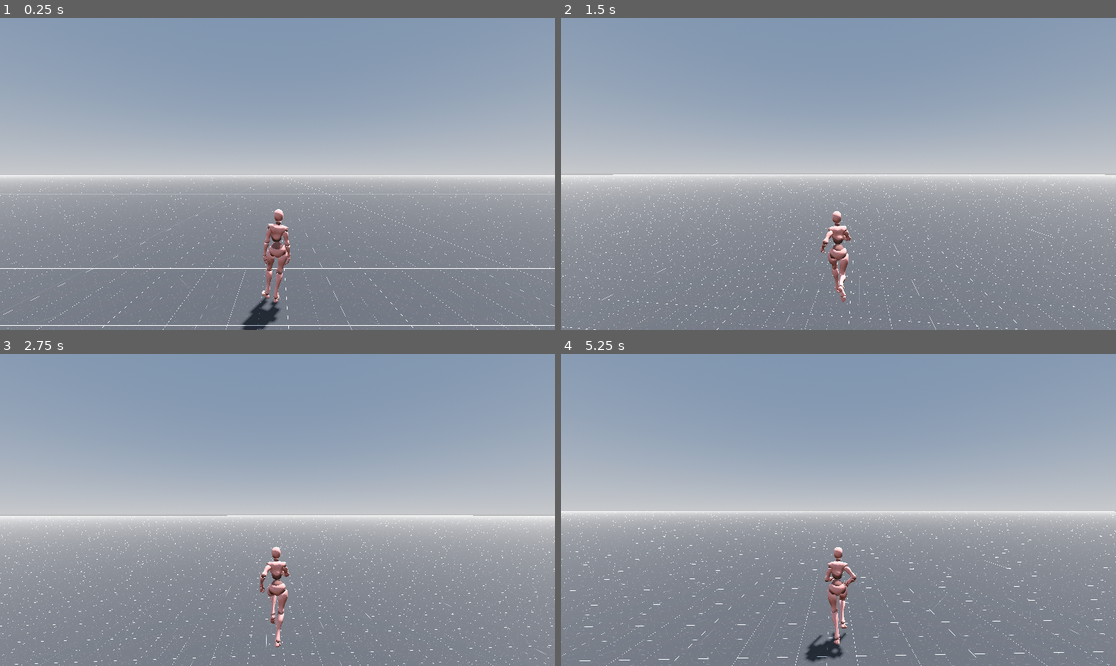
Above: before the commit, frames 1-4 (two rows, left to right).
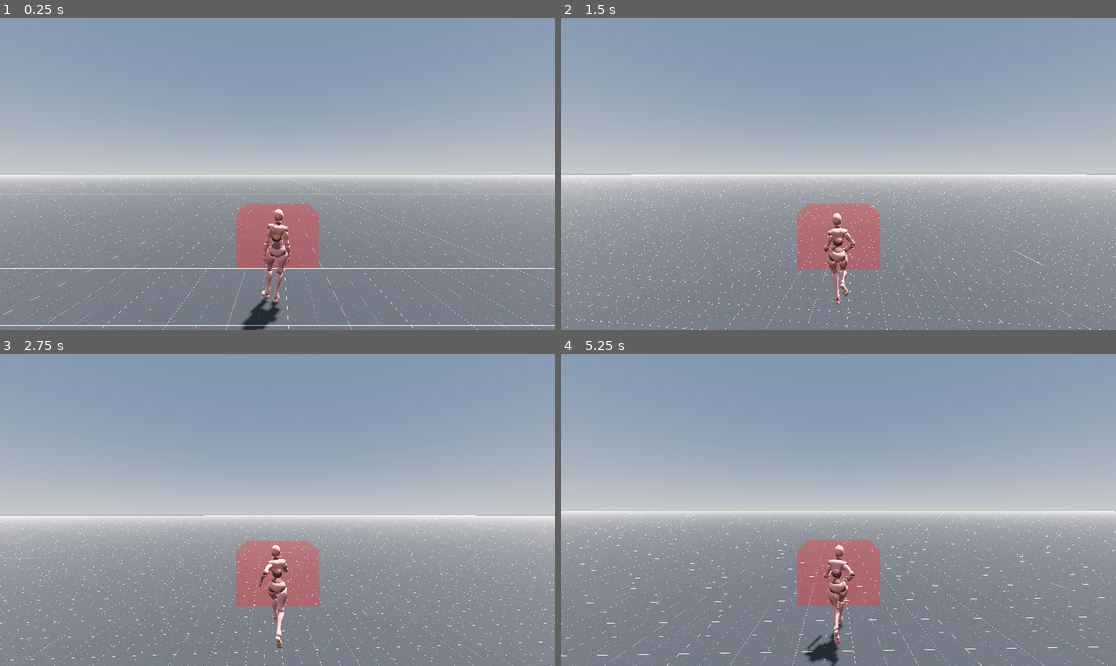
Above: after the commit, the same moments.

Repository: joelkarn/veiled-deceit
Game: Godot game, scene res://scenes/main.tscn
Two runs of this game, one before a commit and one after it. Both use one fixed random seed, a clock stepped at 60 frames per second and the inputs below.
Inputs (mouse positions are in pixels of both pictures, inside the frame that each line leads up to):
- Up to frame 1 (0.25 s): no input
- Up to frame 2 (1.5 s): tap Enter (ui_accept) at 0.5, 0.77, 0.8, 1.07, 1.35 s; move the mouse to (866, 174) at 0.52 s; press the mouse at (866, 174) at 0.53 s; hold W (forward) from 0.53 s (still down); move the mouse to (810, 174) at 1.27 s; release the mouse at (810, 174) at 1.28 s
- Up to frame 3 (2.75 s): keep holding W (forward); tap Enter (ui_accept) at 1.52, 1.82, 2.3 s; click (249, 510) at 1.55 s; move the mouse to (288, 503) at 2.02 s; press the mouse at (288, 503) at 2.03 s
- Up to frame 4 (5.25 s): keep holding W (forward); move the mouse to (832, 516) at 2.77 s; release the mouse at (832, 516) at 2.78 s; click (832, 516) at 2.85 s; tap Enter (ui_accept) at 3.02, 3.32, 3.6, 3.77, 4.07, 4.52, 4.82 s; move the mouse to (877, 513) at 3.52 s; move the mouse to (794, 506) at 4.27 s; click (794, 506) at 4.35 s; move the mouse to (844, 510) at 5.02 s; press the mouse at (844, 510) at 5.03 s

The runs differ from the first frame. In frame 1, 2.5% of the frame differs, in the area x 0-98%, y 50-81%; in frame 2, 5.4%; in frame 3, 5.1%; in frame 4, 5.4%, in the area x 0-100%, y 50-100%.

Commit message:
fixes some movement, melee attacks, adds basic enemy

Diff:
--- a/project.godot
+++ b/project.godot
@@ -37,3 +37,8 @@
 "events": [Object(InputEventKey,"resource_local_to_scene":false,"resource_name":"","device":-1,"window_id":0,"alt_press …(192 unchanged characters)…
 ]
 }
+attack={
+"deadzone": 0.5,
+"events": [Object(InputEventMouseButton,"resource_local_to_scene":false,"resource_name":"","device":-1,"window_id":0,"alt_pressed":false,"shift_pressed":false,"ctrl_pressed":false,"meta_pressed":false,"button_mask":1,"position":Vector2(0, 0),"global_position":Vector2(0, 0),"factor":1.0,"button_index":1,"canceled":false,"pressed":true,"double_click":false,"script":null)
+]
+}
--- /dev/null
+++ b/scenes/enemy.tscn
@@ -0,0 +1,18 @@
+[gd_scene load_steps=4 format=3 uid="uid://bigmnauyqn7lf"]
+
+[ext_resource type="Script" path="res://scripts/enemy.gd" id="1_enemy"]
+
+[sub_resource type="SphereMesh" id="SphereMesh_enemy"]
+
+[sub_resource type="SphereShape3D" id="SphereShape3D_enemy"]
+
+[node name="Enemy" type="CharacterBody3D"]
+script = ExtResource("1_enemy")
+
+[node name="MeshInstance3D" type="MeshInstance3D" parent="."]
+transform = Transform3D(1, 0, 0, 0, 1, 0, 0, 0, 1, 0, 0.5, 0)
+mesh = SubResource("SphereMesh_enemy")
+
+[node name="CollisionShape3D" type="CollisionShape3D" parent="."]
+transform = Transform3D(1, 0, 0, 0, 1, 0, 0, 0, 1, 0, 0.5, 0)
+shape = SubResource("SphereShape3D_enemy")
--- a/scenes/main.tscn
+++ b/scenes/main.tscn
@@ -1,10 +1,11 @@
-[gd_scene load_steps=13 format=3 uid="uid://cbjp648wga6gg"]
+[gd_scene load_steps=14 format=3 uid="uid://cbjp648wga6gg"]
 
 [ext_resource type="Texture2D" uid="uid://b3ikw0lokwixn" path="res://assets/textures/grids/Dark/texture_05.png" id="1_1be4y"]
 [ext_resource type="Texture2D" uid="uid://ub6x5l6q5cpo" path="res://assets/textures/grids/Orange/texture_09.png" id="2_c35nn"]
 [ext_resource type="Texture2D" uid="uid://cc081a86h5068" path="res://assets/textures/grids/Purple/texture_09.png" id="3_3vadj"]
 [ext_resource type="Texture2D" uid="uid://dunr0ji1be10l" path="res://assets/textures/grids/Green/texture_09.png" id="4_o6m22"]
 [ext_resource type="PackedScene" uid="uid://cw2gbacpbrqpl" path="res://scenes/player.tscn" id="5_0fqgh"]
+[ext_resource type="PackedScene" uid="uid://b5e8n3p6jqr1x" path="res://scenes/enemy.tscn" id="6_enemy"]
 
 [sub_resource type="ProceduralSkyMaterial" id="ProceduralSkyMaterial_oulvc"]
 sky_horizon_color = Color(0.64625, 0.65575, 0.67075, 1)
@@ -74,3 +75,6 @@
 
 [node name="player" parent="." instance=ExtResource("5_0fqgh")]
 transform = Transform3D(1, 0, 0, 0, 1, 0, 0, 0, 1, -0.179691, 0, 4.3177)
+
+[node name="Enemy" parent="." instance=ExtResource("6_enemy")]
+transform = Transform3D(1, 0, 0, 0, 1, 0, 0, 0, 1, -0.179691, 0, 7)
--- /dev/null
+++ b/scripts/enemy.gd
@@ -0,0 +1,33 @@
+extends CharacterBody3D
+
+@export var max_health: float = 100.0
+@export var health: float = 100.0
+
+@onready var mesh_instance: MeshInstance3D = $MeshInstance3D
+
+func _ready():
+	health = max_health
+
+func take_damage(amount: float) -> void:
+	health -= amount
+	print("Enemy took ", amount, " damage. Health: ", health)
+
+	# Visual feedback - flash red
+	if mesh_instance:
+		flash_damage()
+
+	if health <= 0:
+		die()
+
+func flash_damage() -> void:
+	# Create a brief red flash effect
+	var material = mesh_instance.get_active_material(0)
+	if material:
+		var original_color = material.albedo_color
+		material.albedo_color = Color.RED
+		await get_tree().create_timer(0.1).timeout
+		material.albedo_color = original_color
+
+func die() -> void:
+	print("Enemy died!")
+	queue_free()
--- a/scripts/player.gd
+++ b/scripts/player.gd
@@ -3,23 +3,49 @@
 @onready var camera_mount: Node3D = $camera_mount
 @onready var animation_player: AnimationPlayer = $visuals/mixamo_base/AnimationPlayer
 @onready var visuals: Node3D = $visuals
-
-const SPEED = 5.0
-const CUSTOM_GRAVITY = -30.0
-const JUMP_VELOCITY = 10.0
-
-@export var sens_horizontal = 0.1
-@export var sens_vertical = 0.1
-
-var init_jump_input = Vector2.ZERO
-var init_jump_dir = Vector2.ZERO
-
-var is_jumping = false
-
-func _ready():
+@onready var camera: Camera3D = $camera_mount/Camera3D
+
+const SPEED := 7.0
+const CUSTOM_GRAVITY := -45.0
+const JUMP_VELOCITY := 13.0
+
+@export var sens_horizontal := 0.1
+@export var sens_vertical := 0.1
+
+var init_jump_input := Vector2.ZERO
+var init_jump_dir := Vector2.ZERO
+
+var is_jumping := false
+
+const MELEE_COOLDOWN_SECONDS := 0.5
+const MELEE_WINDOW_SECONDS := 0.1
+const MELEE_DAMAGE := 10
+# Local offset of the hitbox relative to the player (in front, chest height)
+const MELEE_OFFSET := Vector3(0.0, 1.0, -1.2)
+# Size of the hitbox (BoxShape3D): width (X), height (Y), depth (Z forward)
+const MELEE_BOX_SIZE := Vector3(1.8, 1.2, 1.6)
+
+var melee_on_cooldown := false
+var melee_area: Area3D
+var melee_shape: CollisionShape3D
+var melee_active := false
+var already_hit := {} # Dictionary used as a set to prevent multi-hits per swing
+
+# --------------------------
+# Debugging (hitbox visual)
+# --------------------------
+@export var show_melee_debug := true
+var melee_debug_mesh: MeshInstance3D
+var melee_debug_mat_idle: StandardMaterial3D
+var melee_debug_mat_active: StandardMaterial3D
+
+func _ready() -> void:
 	Input.mouse_mode = Input.MOUSE_MODE_CAPTURED
-
-func _input(event):
+	_create_melee_area()
+	_create_melee_debug_mesh()
+	_update_melee_debug_visual(false)
+
+func _input(event: InputEvent) -> void:
 	if event is InputEventMouseMotion:
 		# Rotate player (horizontal)
 		rotate_y(deg_to_rad(-event.relative.x * sens_horizontal))
@@ -28,83 +54,210 @@
 		# Rotate camera (vertical)
 		camera_mount.rotate_x(deg_to_rad(-event.relative.y * sens_vertical))
 
+	if event.is_action_pressed("attack"):
+		attack()
+
 func _physics_process(delta: float) -> void:
-	var input_dir = Input.get_vector("left", "right", "forward", "backward")
-	var direction = (transform.basis * Vector3(input_dir.x, 0, input_dir.y)).normalized()
+	# no input: (0, 0), right: (0, 1), forward: (0, -1), left back: (-0.707107, 0.707107)
+	var input_dir: Vector2 = Input.get_vector("left", "right", "forward", "backward")
+	# relative to world so input is transformed to the world's basis
+	var direction: Vector3 = (transform.basis * Vector3(input_dir.x, 0.0, input_dir.y))
 
 	# In air, either falling or jumping
 	if not is_on_floor():
-		# Add gravity when not on floor
+		# Apply gravity only when in air
 		velocity.y += CUSTOM_GRAVITY * delta
 
 		if is_jumping:
 			handle_jumping(init_jump_input, direction, input_dir)
 		else:
-			handle_falling()
+			handle_falling(direction)
 
 		move_and_slide()
 		return
 
 	# If on the floor, allow horizontal movement
-	if is_on_floor():
-		is_jumping = false
-		# Animate and set velocity
-		if direction != Vector3.ZERO:
-			if animation_player.current_animation != "running":
-				animation_player.play("running")
-			# Rotate visuals to face movement direction
-			visuals.look_at(position + direction)
-
-			velocity.x = direction.x * SPEED
-			velocity.z = direction.z * SPEED
-		else:
-			if animation_player.current_animation != "idle":
-				animation_player.play("idle")
-			# Stop moving horizontally
-			velocity.x = 0
-			velocity.z = 0
-
-		# Handle jump with initial conditions
-		if Input.is_action_just_pressed("ui_accept"):
-			is_jumping = true
-			velocity.y = JUMP_VELOCITY
-			init_jump_input = input_dir
-			init_jump_dir.x = direction.x
-			init_jump_dir.y = direction.z
-
+	is_jumping = false
+	# Animate and set velocity
+	if direction != Vector3.ZERO:
+		if animation_player and animation_player.current_animation != "running":
+			animation_player.play("running")
+		# Rotate visuals to face movement direction
+		visuals.look_at(position + direction)
+
+		velocity.x = direction.x * SPEED
+		velocity.z = direction.z * SPEED
+	else:
+		if animation_player and animation_player.current_animation != "idle":
+			animation_player.play("idle")
+		# Stop moving horizontally
+		velocity.x = 0.0
+		velocity.z = 0.0
+
+	# Handle jump with initial conditions
+	if Input.is_action_just_pressed("ui_accept"):
+		is_jumping = true
+		velocity.y = JUMP_VELOCITY
+		init_jump_input = input_dir
+		init_jump_dir.x = direction.x
+		init_jump_dir.y = direction.z
 
 	move_and_slide()
 
-func handle_jumping(init_jump_input, direction, input_dir):
+func handle_jumping(initial_input: Vector2, direction: Vector3, input_dir: Vector2) -> void:
 	# Jump with no initial horizontal velocity
-	if init_jump_input == Vector2.ZERO:
+	if initial_input == Vector2.ZERO:
 		# If input in any direction, go slow
 		if direction != Vector3.ZERO:
 			velocity.x = direction.x * SPEED * 0.25
 			velocity.z = direction.z * SPEED * 0.25
-
-		# If no input, go straight up and down
 		else:
-			velocity.x = 0
-			velocity.z = 0
-
-	# Jump with initial horizontal velocity
-	else:
+			# If no input, go straight up and down
+			velocity.x = 0.0
+			velocity.z = 0.0
+	else:
+		# Jump with initial horizontal velocity
 		# If input direction key is pressed, continue with SPEED
-		if input_dir == init_jump_input:
+		if input_dir == initial_input:
 			velocity.x = init_jump_dir.x * SPEED
 			velocity.z = init_jump_dir.y * SPEED
-
-		# If opposite of input direction key is pressed, go slow
-		elif input_dir + init_jump_input == Vector2.ZERO:
-			velocity.x = init_jump_dir.x * SPEED * 0.25
-			velocity.z = init_jump_dir.y * SPEED * 0.25
-
-		# If no key related to input direction is pressed, go medium slow
 		else:
-			velocity.x = init_jump_dir.x * SPEED * 0.5
-			velocity.z = init_jump_dir.y * SPEED * 0.5
-
-func handle_falling():
-	# we don't handle falling yet but here that code would go
-	return
+			# If opposite of input direction key is pressed, go slow
+			if input_dir + initial_input == Vector2.ZERO:
+				velocity.x = init_jump_dir.x * SPEED * 0.25
+				velocity.z = init_jump_dir.y * SPEED * 0.25
+			else:
+				# If no key related to input direction is pressed, go medium slow
+				velocity.x = init_jump_dir.x * SPEED * 0.5
+				velocity.z = init_jump_dir.y * SPEED * 0.5
+
+func handle_falling(direction) -> void:
+	# Placeholder for falling behavior
+	velocity.x = direction.x * SPEED * 0.5
+	velocity.z = direction.z * SPEED * 0.5
+
+# ----------------------------
+# Melee hitbox: Area3D setup
+# ----------------------------
+func _create_melee_area() -> void:
+	melee_area = Area3D.new()
+	melee_shape = CollisionShape3D.new()
+
+	var box := BoxShape3D.new()
+	box.size = MELEE_BOX_SIZE
+	melee_shape.shape = box
+
+	add_child(melee_area)
+	melee_area.add_child(melee_shape)
+
+	# Place it in front of the player; since it's a child, it follows rotation
+	melee_area.transform = Transform3D(Basis(), MELEE_OFFSET)
+
+	# Detect bodies only, keep off by default
+	melee_area.monitoring = false
+	melee_area.monitorable = false
+
+	# Optional: restrict to an "enemies" layer if you use layers
+	# melee_area.collision_mask = 1 << 3  # example: only layer 3
+
+	# Connect signal once
+	melee_area.body_entered.connect(_on_melee_area_body_entered)
+
+# Toggle the melee window
+func _enable_melee_area(enable: bool) -> void:
+	if enable:
+		melee_area.monitoring = true
+		melee_area.monitorable = true
+	else:
+		melee_area.monitoring = false
+		melee_area.monitorable = false
+	_update_melee_debug_visual(enable)
+
+# ----------------------------
+# Melee attack flow
+# ----------------------------
+func attack() -> void:
+	if melee_active:
+		return
+
+	if melee_on_cooldown:
+		return
+
+	melee_active = true
+	melee_on_cooldown = true
+	already_hit.clear()
+
+	if animation_player and animation_player.has_animation("attack"):
+		animation_player.play("attack")
+
+	# Enable hitbox for the short active window
+	_enable_melee_area(true)
+	await get_tree().create_timer(MELEE_WINDOW_SECONDS).timeout
+	_enable_melee_area(false)
+
+	melee_active = false
+
+	# Cooldown timer before next attack allowed
+	await get_tree().create_timer(MELEE_COOLDOWN_SECONDS).timeout
+	melee_on_cooldown = false
+
+# Called when a body enters the hitbox during the active window
+func _on_melee_area_body_entered(body: Node) -> void:
+	if not melee_active:
+		return
+
+	if already_hit.has(body):
+		return
+
+	already_hit[body] = true
+
+	if body.has_method("take_damage"):
+		body.take_damage(MELEE_DAMAGE)
+
+# ----------------------------
+# Debug mesh for the hitbox
+# ----------------------------
+func _create_melee_debug_mesh() -> void:
+	# Materials
+	melee_debug_mat_idle = StandardMaterial3D.new()
+	melee_debug_mat_idle.shading_mode = BaseMaterial3D.SHADING_MODE_UNSHADED
+	melee_debug_mat_idle.transparency = BaseMaterial3D.TRANSPARENCY_ALPHA
+	melee_debug_mat_idle.albedo_color = Color(1.0, 0.0, 0.0, 0.25) # red, semi-transparent
+	melee_debug_mat_idle.emission_enabled = true
+	melee_debug_mat_idle.emission = Color(1.0, 0.0, 0.0, 0.25)
+
+	melee_debug_mat_active = StandardMaterial3D.new()
+	melee_debug_mat_active.shading_mode = BaseMaterial3D.SHADING_MODE_UNSHADED
+	melee_debug_mat_active.transparency = BaseMaterial3D.TRANSPARENCY_ALPHA
+	melee_debug_mat_active.albedo_color = Color(0.0, 1.0, 0.0, 0.35) # green, semi-transparent
+	melee_debug_mat_active.emission_enabled = true
+	melee_debug_mat_active.emission = Color(0.0, 1.0, 0.0, 0.35)
+
+	# Mesh that matches the BoxShape3D
+	melee_debug_mesh = MeshInstance3D.new()
+	var box_mesh := BoxMesh.new()
+	box_mesh.size = MELEE_BOX_SIZE
+	melee_debug_mesh.mesh = box_mesh
+	melee_debug_mesh.material_override = melee_debug_mat_idle
+
+	# Parent it to the melee area so it uses the same transform/offset
+	melee_area.add_child(melee_debug_mesh)
+
+	# Draw both sides to reduce clipping visibility issues
+	melee_debug_mesh.cast_shadow = GeometryInstance3D.SHADOW_CASTING_SETTING_OFF
+	melee_debug_mesh.visible = show_melee_debug
+
+func _update_melee_debug_visual(active: bool) -> void:
+	if melee_debug_mesh == null:
+		return
+
+	if not show_melee_debug:
+		melee_debug_mesh.visible = false
+		return
+
+	melee_debug_mesh.visible = true
+
+	if active:
+		melee_debug_mesh.material_override = melee_debug_mat_active
+	else:
+		melee_debug_mesh.material_override = melee_debug_mat_idle
